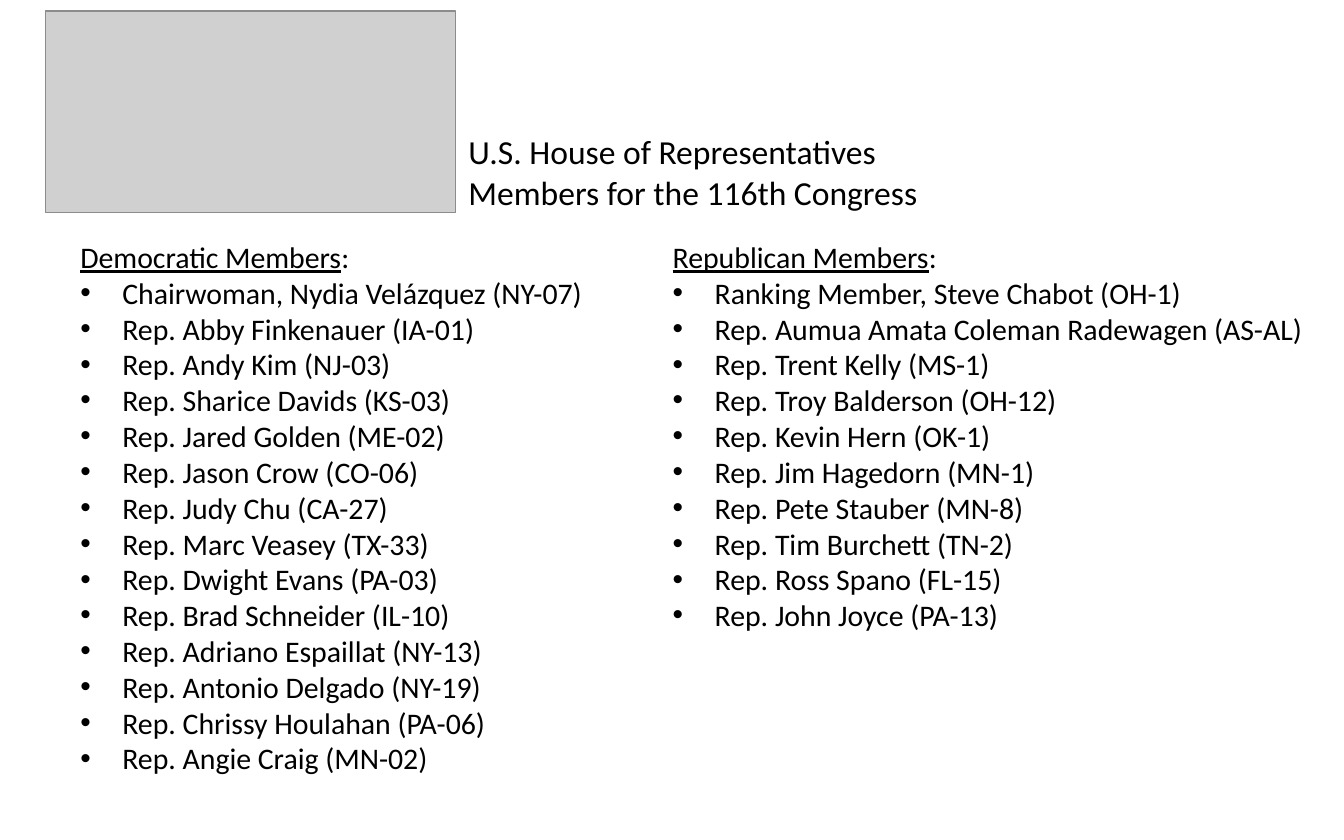
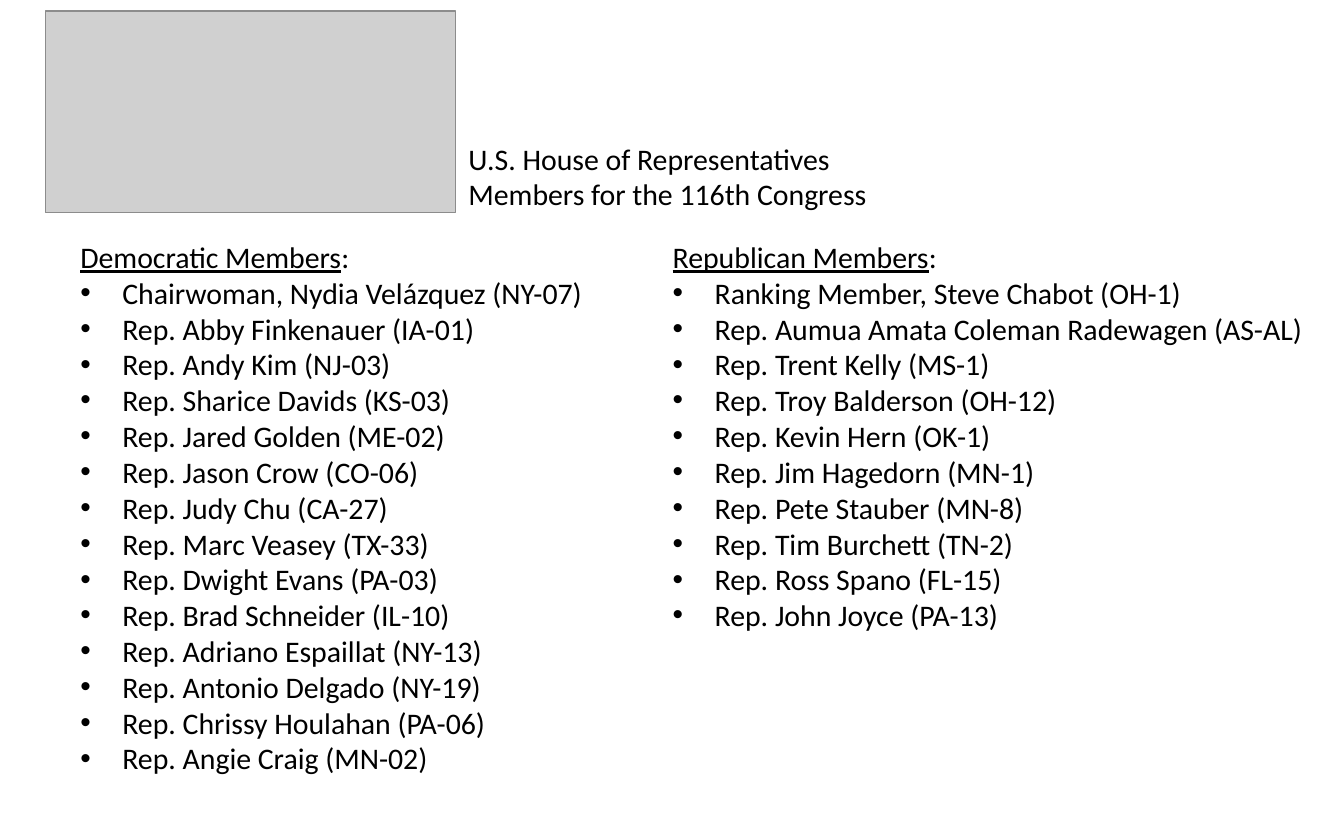
Before and after one commit to SLU-Courses-Townes/POLS6310, a slide deck: slide 14 of FinalProject/Docs/Townes_POLS6310_2019_Spring_FinalProject_Presentation_v00.pptx. Drawn at 1344x840 pixels with LibreOffice and Linux fonts; fonts in the diff are those of the drawing; grey boxes stand for pictures. Boxes give left, top, right and bottom in pixels: in the first picture for what was removed or moved away, otherwise in the second. Text is boxed around its words. In the diff, an @@ line names an element or a change of style, - is before the commit and + after.

```diff
--- a/FinalProject/Docs/Townes_POLS6310_2019_Spring_FinalProject_Presentation_v00.pptx
+++ b/FinalProject/Docs/Townes_POLS6310_2019_Spring_FinalProject_Presentation_v00.pptx
@@ text "U.S. House of Representatives": place and size @@
-text "U.S. House of Representatives" at [468, 141, 917, 211]
+text "U.S. House of Representatives" at [468, 149, 866, 210]
@@ text "U.S. House of Representatives" at [468, 149, 866, 210]: size 18 to 16 pt @@
```
Also in this commit, not shown: 2 other slides changed, 3 slides added, 1 slide removed, 4 other files.
